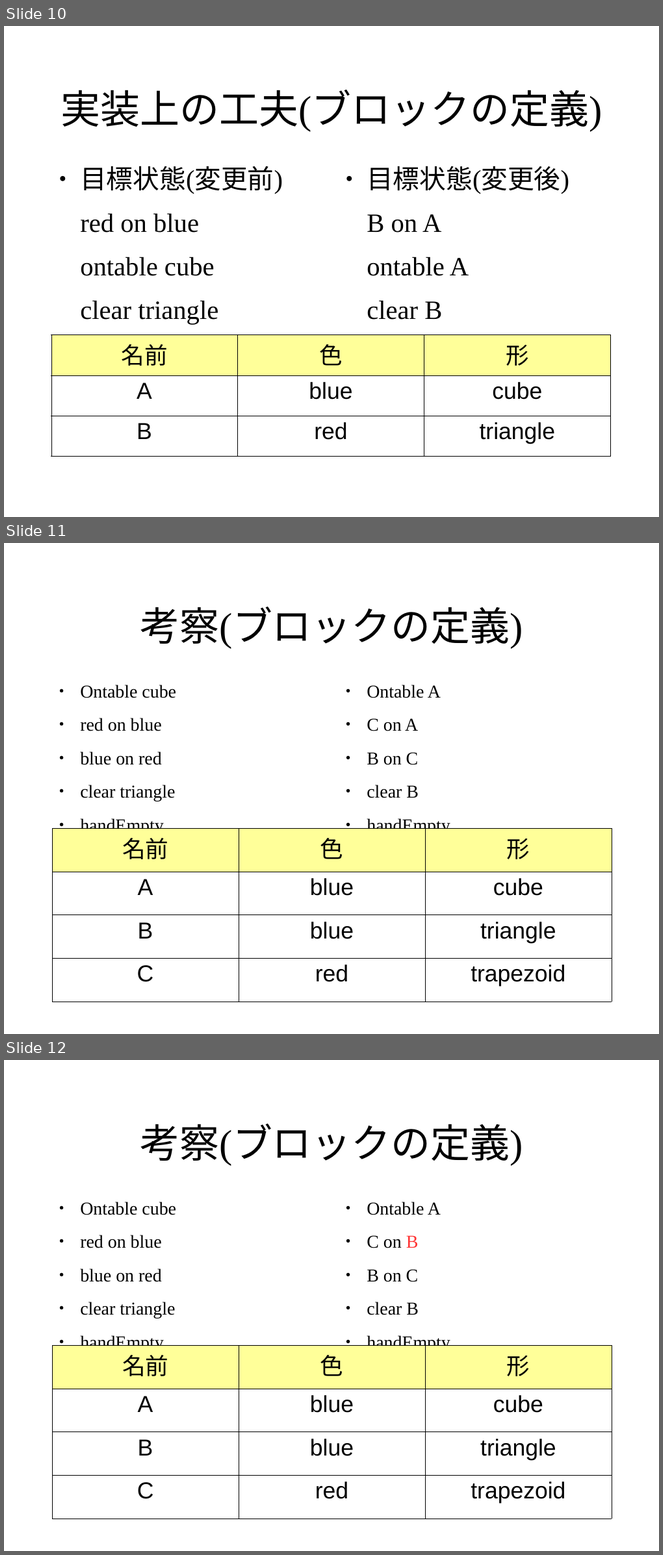
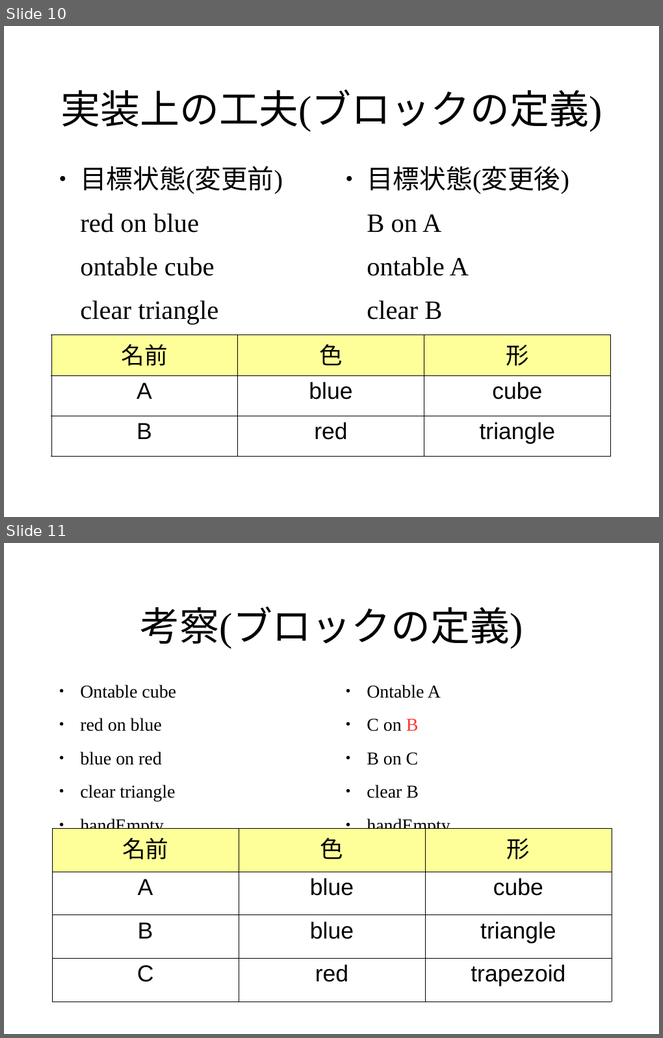
Before and after one commit to pamyupamyu/rep8, a slide deck: グループ1 発表スライド.odp. Shown one above the other, each under a label of ours: slides 10, 11 and 12 before the commit, slides 10 and 11 after it. The pictures are 663x1555 and 663x1038 pixels, drawn with LibreOffice and Linux fonts; fonts in the diff are those of the drawing; background and template pictures are left out. Boxes give left, top, right and bottom in pixels: in the first picture for what was removed or moved away, otherwise in the second. Text is boxed around its words. In the diff, an @@ line names an element or a change of style, - is before the commit and + after.

```diff
--- a/グループ1 発表スライド.odp
+++ b/グループ1 発表スライド.odp
@@ slide 11 removed at box(4, 543, 659, 1034), background picture (left out) @@
@@ title removed at box(140, 607, 523, 649) @@
-考察(ブロックの定義)
@@ text removed at box(80, 685, 176, 829) @@
-● Ontable cube
-● red on blue
-● blue on red
-● clear triangle
-● handEmpty
@@ text removed at box(367, 685, 451, 835) @@
-● Ontable A
-● C on A
-● B on C
-● clear B
-● handEmpty
@@ table removed at box(52, 828, 612, 1001), 4 rows, 3 columns @@
-名前 | 色 | 形
-A | blue | cube
-B | blue | triangle
-C | red | trapezoid
@@ what was slide 12 is now slide 11 @@
```
Also in this commit, not shown: 2 slides changed, 1 slide added.
